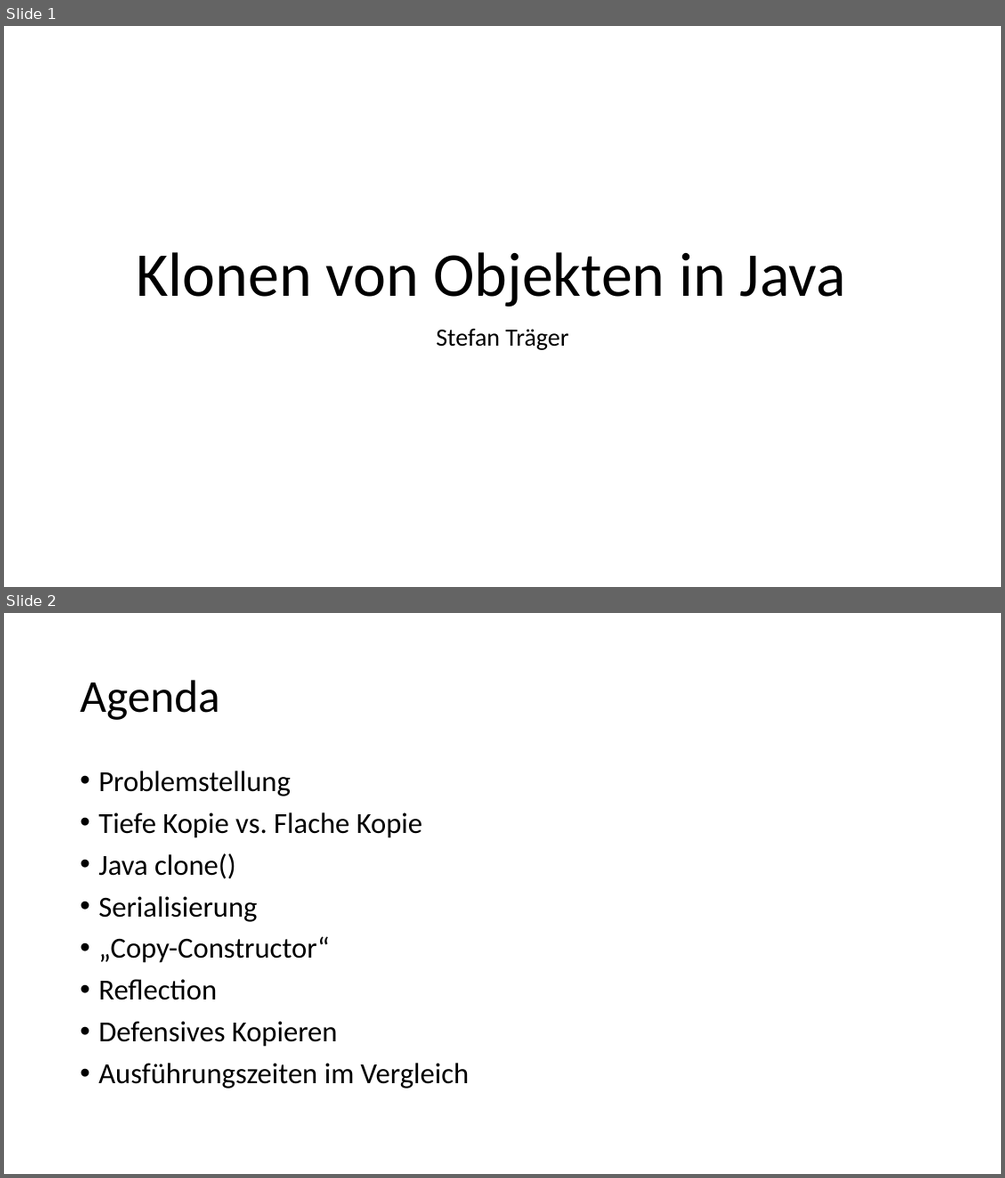
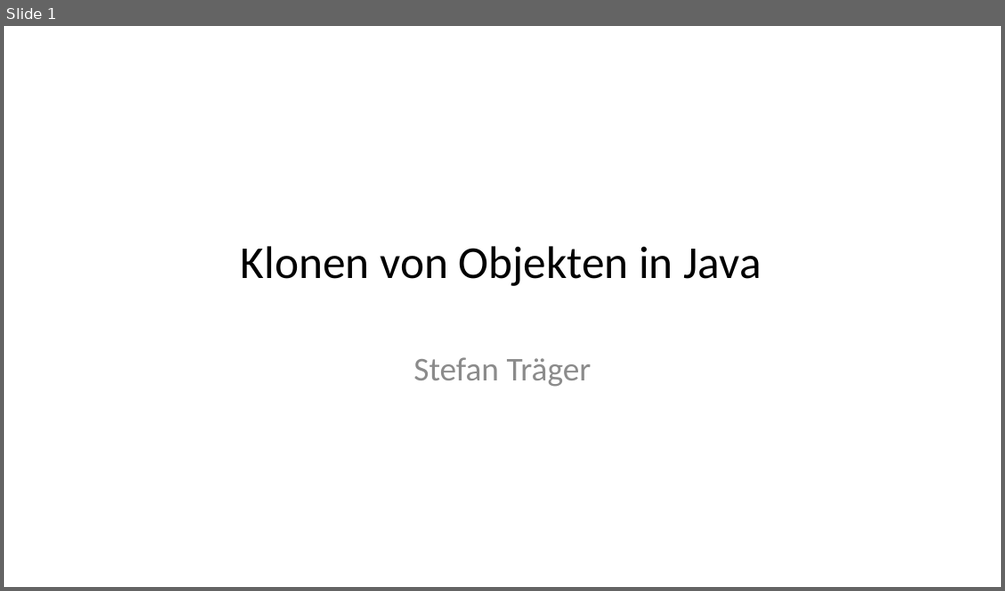
Before and after one commit to doubleSlashde/brownbagLunchCloneObjectsInJava, a slide deck: Klonen von Objekten in Java.pptx. Shown one above the other, each under a label of ours: slides 1 and 2 before the commit, slide 1 after it. The pictures are 1005x1178 and 1005x591 pixels, drawn with LibreOffice and Linux fonts; fonts in the diff are those of the drawing. Boxes give left, top, right and bottom in pixels: in the first picture for what was removed or moved away, otherwise in the second. Text is boxed around its words. In the diff, an @@ line names an element or a change of style, - is before the commit and + after.

```diff
--- a/Klonen von Objekten in Java.pptx
+++ b/Klonen von Objekten in Java.pptx
@@ slide 2 removed at <box>4,613,1001,1174</box>, background #FFFFFF @@
@@ title removed at <box>80,680,219,720</box> @@
-Agenda
@@ text removed at <box>98,771,469,1088</box> @@
-• Problemstellung
-• Tiefe Kopie vs. Flache Kopie
-• Java clone()
-• Serialisierung
-• „Copy-Constructor“
-• Reflection
-• Defensives Kopieren
-• Ausführungszeiten im Vergleich
@@ slide 1 changed as well @@
@@ title "Klonen von Objekten in Java": place and size @@
-title "Klonen von Objekten in Java" at <box>136,252,846,306</box>
+title "Klonen von Objekten in Java" at <box>241,246,761,286</box>
@@ title "Klonen von Objekten in Java" at <box>241,246,761,286</box>: size 60 to 44 pt; line spacing 0.9 to 1; vertical alignment bottom to middle @@
@@ subtitle "Stefan Träger": place and size @@
-subtitle "Stefan Träger" at <box>436,328,568,350</box>
+subtitle "Stefan Träger" at <box>413,357,591,386</box>
@@ subtitle "Stefan Träger" at <box>413,357,591,386</box>: size 24 to 32 pt, text colour #000000 to #8C8C8C; line spacing 0.9 to 1; less space between paragraphs @@
```
Also in this commit, not shown: 6 other slides changed, 4 slides added, 2 other slides removed, 2 other files.
